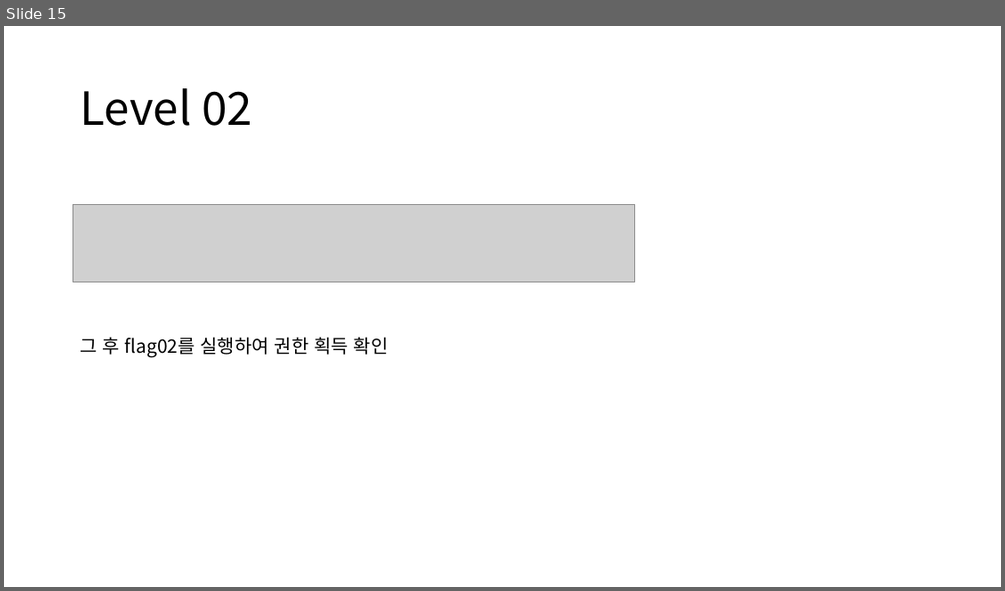
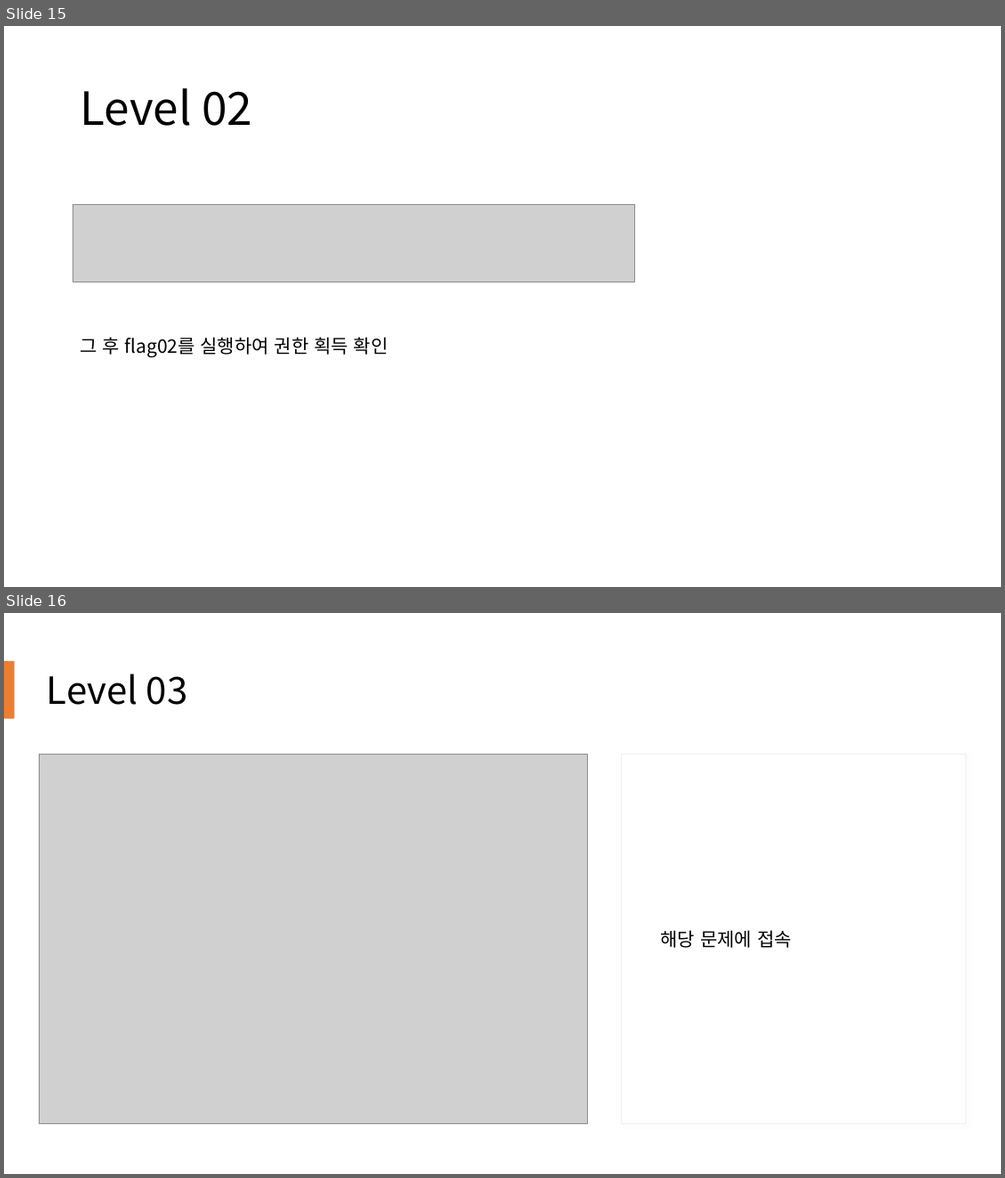
Before and after one commit to WinterMute1000/MyArchive, a slide deck: Nebula/Nebula Level00~Level03.pptx. Shown one above the other, each under a label of ours: slide 15 before the commit, slides 15 and 16 after it. The pictures are 1005x591 and 1005x1178 pixels, drawn with LibreOffice and Linux fonts; fonts in the diff are those of the drawing; grey boxes stand for pictures. Boxes give left, top, right and bottom in pixels: in the first picture for what was removed or moved away, otherwise in the second. Text is boxed around its words. In the diff, an @@ line names an element or a change of style, - is before the commit and + after.

```diff
--- a/Nebula/Nebula Level00~Level03.pptx
+++ b/Nebula/Nebula Level00~Level03.pptx
@@ slide 16 added at <box>4,613,1001,1174</box>, background #FFFFFF @@
@@ rectangle added at <box>4,661,15,718</box>, fill #ED7D31 @@
@@ title added at <box>47,674,188,705</box>, 36 pt, text #000000 @@
+Level 03
@@ picture added at <box>39,754,587,1123</box> @@
@@ rectangle added at <box>621,754,966,1123</box>, fill #FFFFFF, outline #EFEFEF 0.75 pt @@
@@ text added at <box>661,930,792,948</box>, 18 pt, text #000000 @@
+해당 문제에 접속
```
Also in this commit, not shown: 6 other slides added, 1 slide removed.
